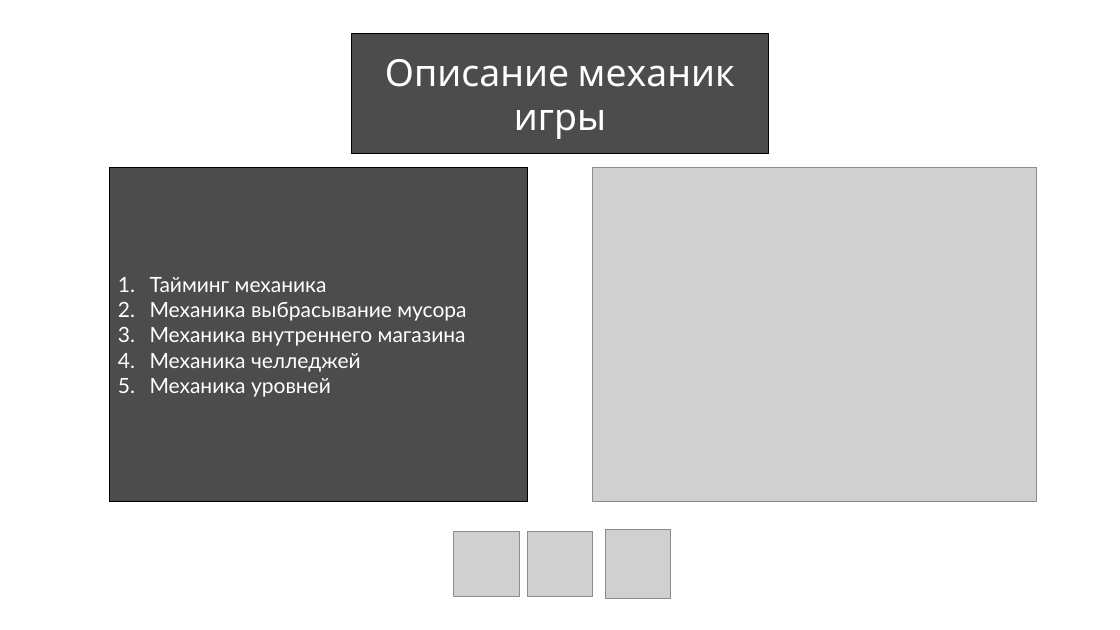
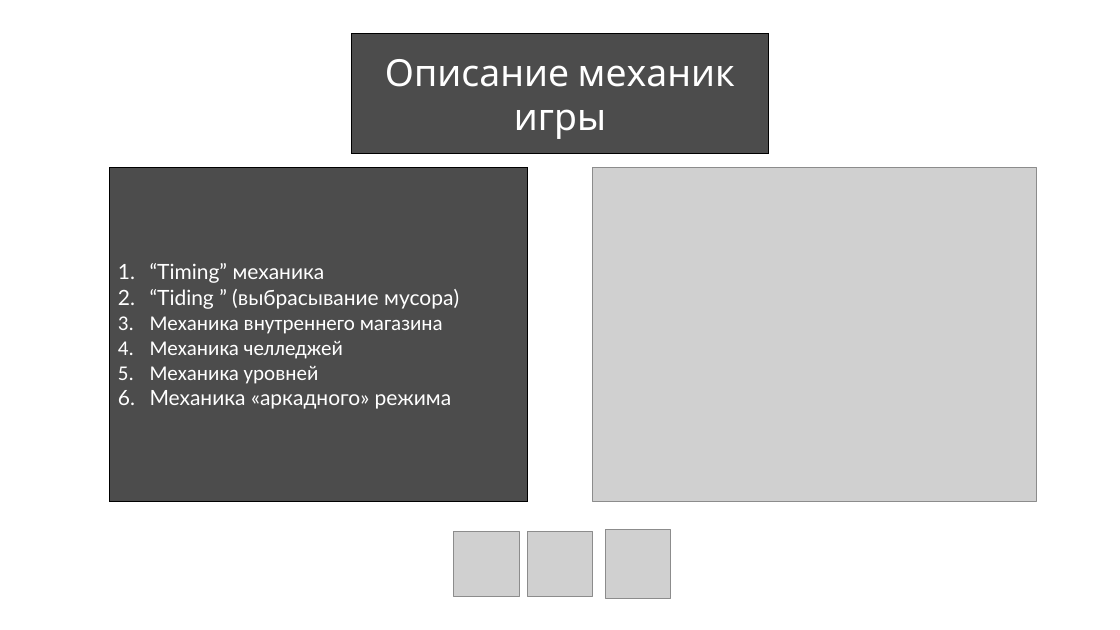
Before and after one commit to PavelGem-13g/HSE_holidays, a slide deck: slide 4 of Презента_Курсовая.pptx. Drawn at 1120x630 pixels with LibreOffice and Linux fonts; fonts in the diff are those of the drawing; grey boxes stand for pictures; background and template pictures are left out. Boxes give left, top, right and bottom in pixels: in the first picture for what was removed or moved away, otherwise in the second. Text is boxed around its words. In the diff, an @@ line names an element or a change of style, - is before the commit and + after.

```diff
--- a/Презента_Курсовая.pptx
+++ b/Презента_Курсовая.pptx
@@ text in rectangle at (x1=150, y1=263, x2=459, y2=309): text changed @@
-1. Тайминг механика
-2. Механика выбрасывание мусора
+1. “Timing” механика
+2. “Tiding ” (выбрасывание мусора)
@@ text in rectangle at (x1=150, y1=316, x2=443, y2=384): font Lato to Calibri in "Механика внутреннего магазина", "Механика челледжей", "Механика уровней" @@
@@ text in rectangle at (x1=150, y1=390, x2=452, y2=409): paragraph added @@
+6. Механика «аркадного» режима
```
Also in this commit, not shown: 3 other slides changed, 1 slide added, 1 other file.
